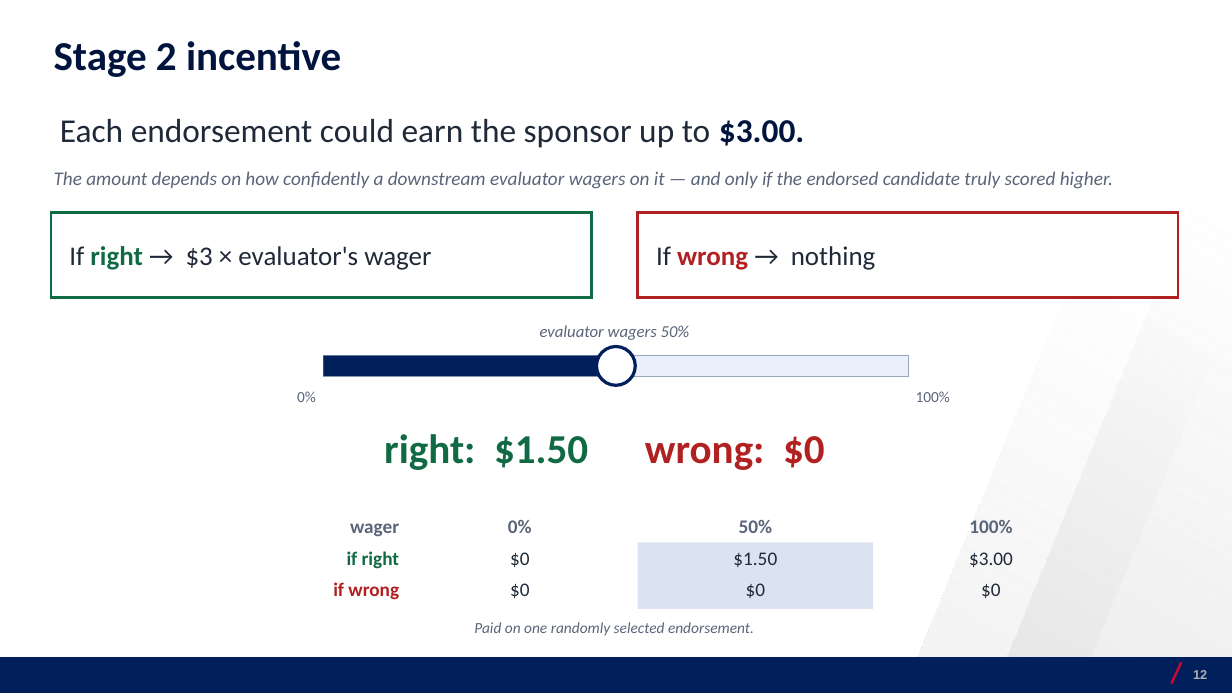
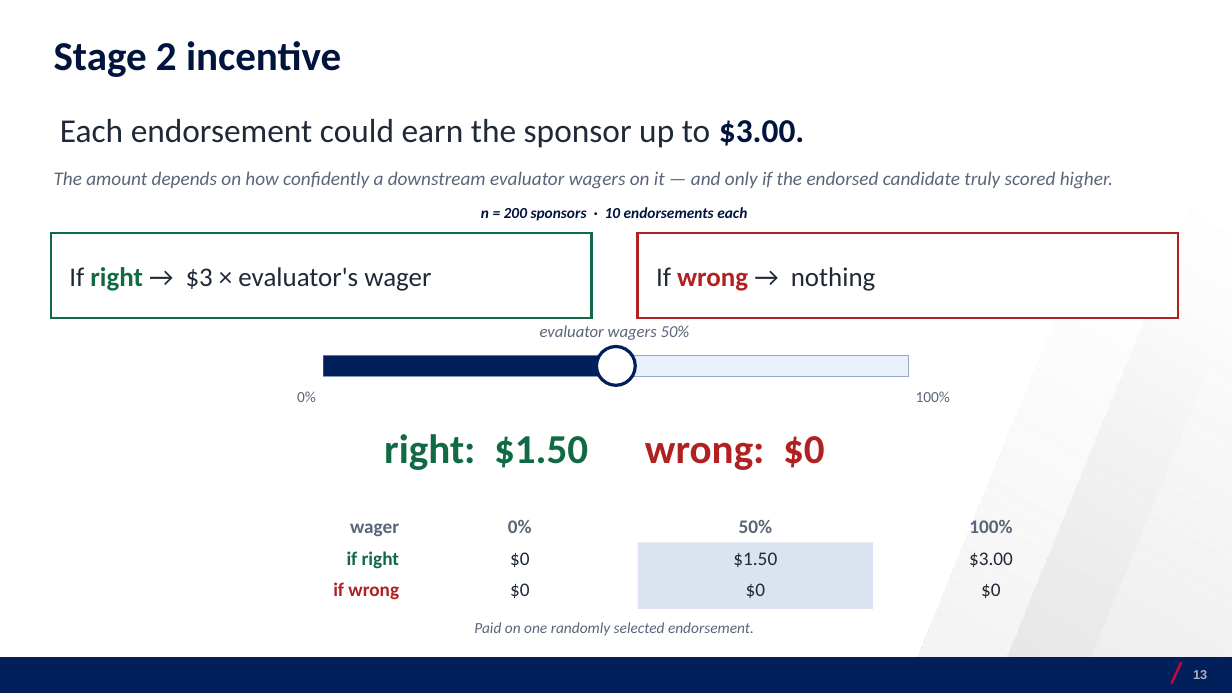
Before and after one commit to josecerv/sponsorship-network, a slide deck: slide 13 of docs/UChicago-0410.pptx (slide 12 before the commit). Drawn at 1232x693 pixels with LibreOffice and Linux fonts; fonts in the diff are those of the drawing; background and template pictures are left out. Boxes give left, top, right and bottom in pixels: in the first picture for what was removed or moved away, otherwise in the second. Text is boxed around its words. In the diff, an @@ line names an element or a change of style, - is before the commit and + after.

```diff
--- a/docs/UChicago-0410.pptx
+++ b/docs/UChicago-0410.pptx
@@ text added at (481, 207, 747, 221), 12 pt, text #00143D, bold, italic @@
+n = 200 sponsors · 10 endorsements each
@@ rectangle "If right → $3 × ...": place and size @@
-rectangle "If right → $3 × ..." at (51, 213, 592, 298)
+rectangle "If right → $3 × ..." at (51, 233, 592, 318)
@@ rectangle "If wrong → nothing": place and size @@
-rectangle "If wrong → nothing" at (638, 213, 1178, 298)
+rectangle "If wrong → nothing" at (638, 233, 1178, 318)
```
Also in this commit, not shown: 5 other slides changed, 2 slides added, 4 other files.
